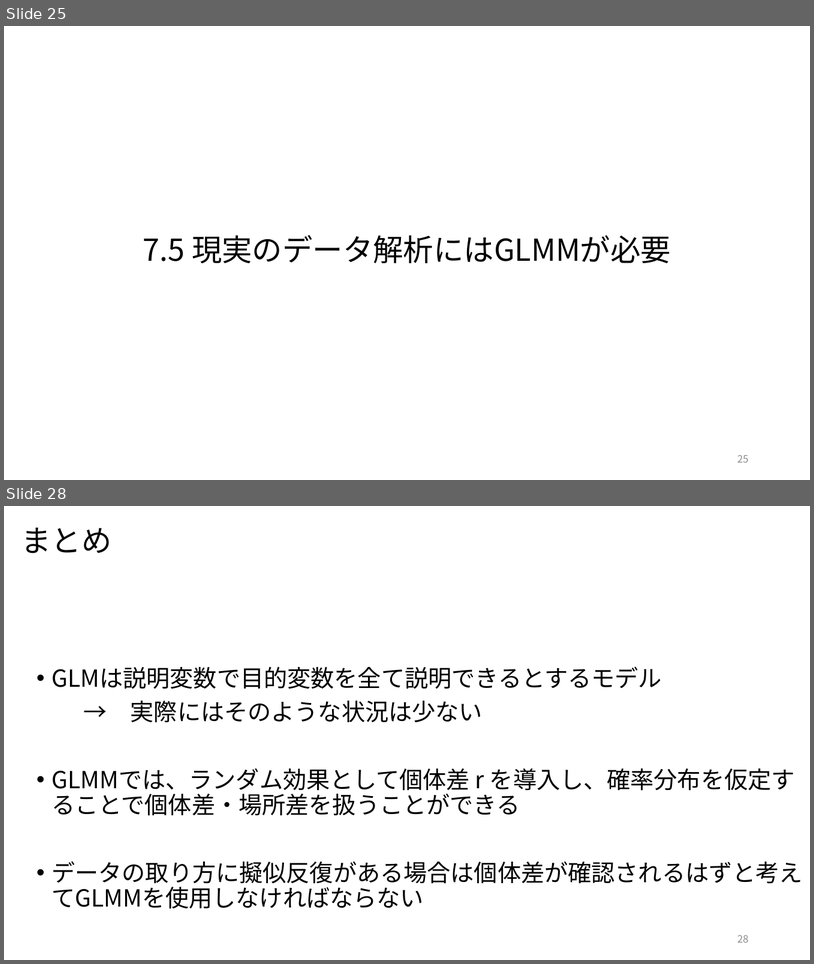
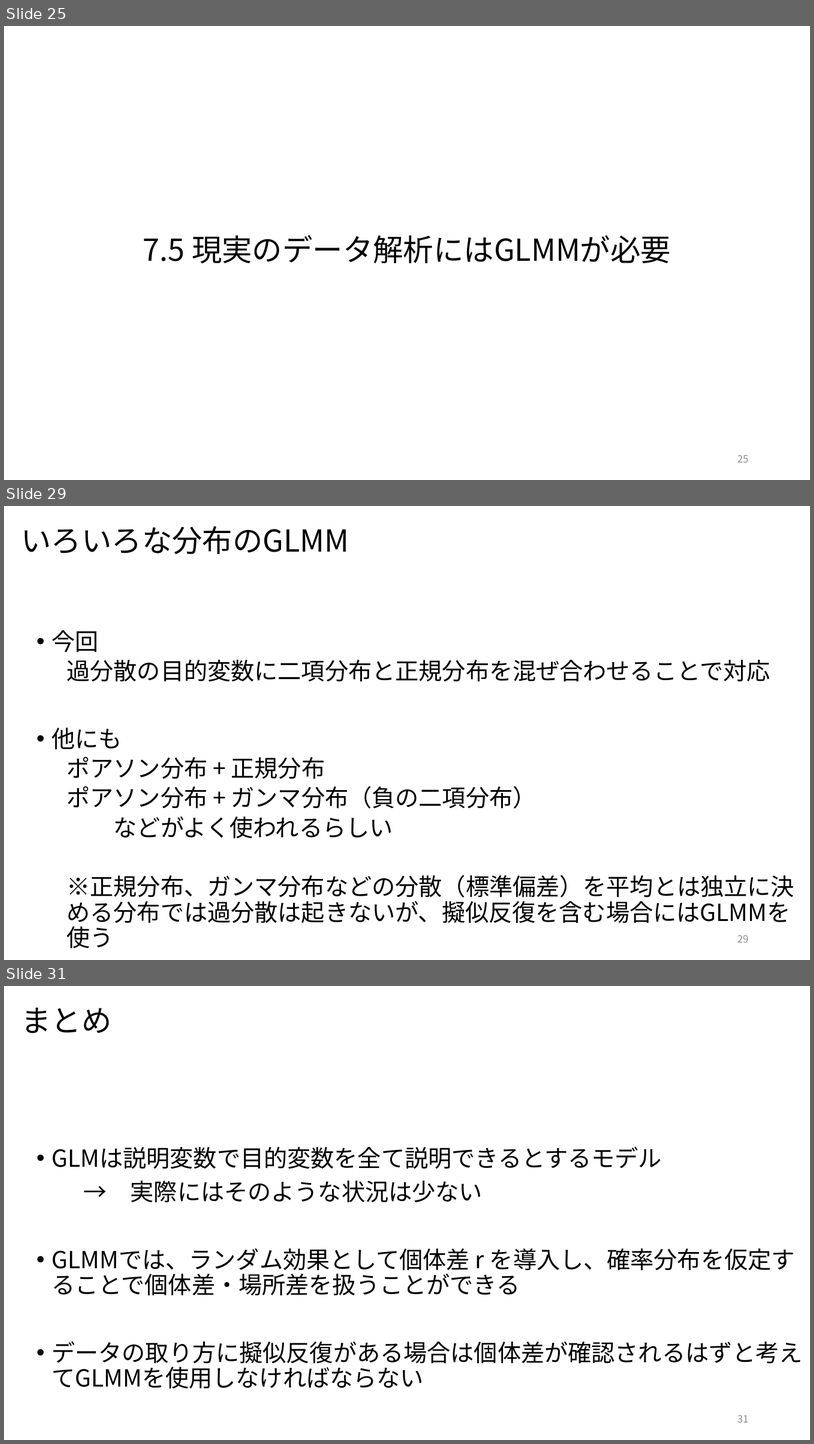
Before and after one commit to kikuchiken-waseda/StatsWorkshop, a slide deck: Chapter07/stats7.pptx. Shown one above the other, each under a label of ours: slides 25 and 28 before the commit, slides 25, 29 and 31 after it; the slides between them are not shown. The pictures are 814x964 and 814x1444 pixels, drawn with LibreOffice and Linux fonts; fonts in the diff are those of the drawing. Boxes give left, top, right and bottom in pixels: in the first picture for what was removed or moved away, otherwise in the second. Text is boxed around its words. In the diff, an @@ line names an element or a change of style, - is before the commit and + after.

```diff
--- a/Chapter07/stats7.pptx
+++ b/Chapter07/stats7.pptx
@@ slide 29 added at [4, 506, 810, 960], background #FFFFFF @@
@@ title added at [21, 526, 349, 554], 36 pt, text #000000 @@
+いろいろな分布のGLMM
@@ text added at [51, 630, 795, 927], 28 pt, text #000000 @@
+• 今回
+  過分散の目的変数に二項分布と正規分布を混ぜ合わせることで対応
+• 他にも
+  ポアソン分布 + 正規分布
+  ポアソン分布 + ガンマ分布（負の二項分布）
+  などがよく使われるらしい
+  ※正規分布、ガンマ分布などの分散（標準偏差）を平均とは独立に決める分布では過分散は起きないが、擬似反復を含む場合にはGLMMを使う
@@ page number added at [738, 934, 749, 942], 12 pt, text #8C8C8C @@
+29
@@ what was slide 28 is now slide 31 @@
@@ page number at [738, 1414, 749, 1422]: text changed @@
-28
+31
```
Also in this commit, not shown: 2 slides changed, 2 other slides added.
